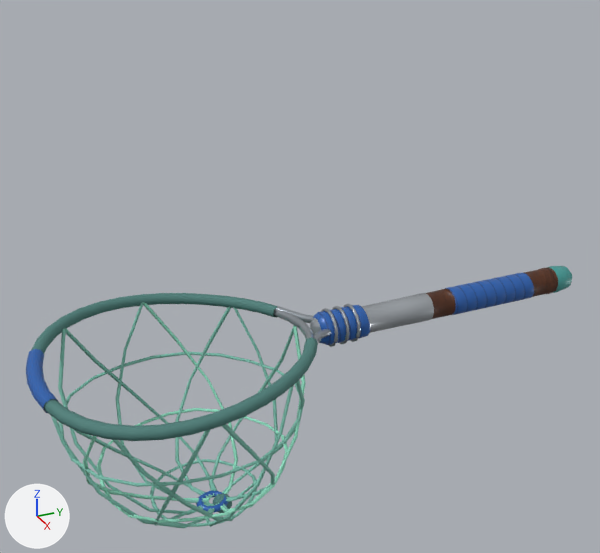
An edit to the glTF model assets/models/weapon_net_90s.glb, drawn before and after from the same camera.
The view is the same before and after, from a camera (50 mm lens) standing at (0.584, -0.454, 0.347) and looking at (-0.018, -0.184, 0.046). Lighting does not change. The marker at lower left points along +X, +Y and +Z. The picture after the commit comes second. Vertices at exactly the same position are counted once.

The first picture shows 'MopHandle'.
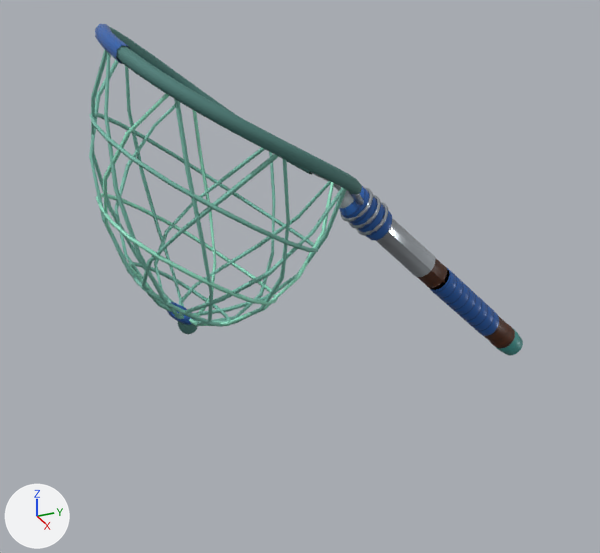
Location of each change, (x1, y1, x2, y2) in pixels of the pictures (600 x 553 px; the box of a moved part takes in the faces that stretch with it):
'MopHandle', reshaped (20% narrower, 26% taller)
    before: (26, 266, 572, 529)
    after: (89, 23, 523, 355)
part 1 of me_mophandleprofile, moved or reshaped
    before: (310, 266, 572, 345)
    after: (339, 186, 523, 355)
part 2 of me_mophandleprofile, moved or reshaped
    before: (26, 349, 58, 413)
    after: (95, 23, 131, 64)
part 3 of me_mophandleprofile, moved or reshaped
    before: (196, 491, 228, 513)
    after: (167, 302, 195, 325)
part 4 of me_mophandleprofile, moved or reshaped
    before: (344, 304, 361, 342)
    after: (356, 202, 388, 236)
part 5 of me_mophandleprofile, moved or reshaped
    before: (333, 306, 349, 344)
    after: (348, 195, 381, 229)
part 6 of me_mophandleprofile, moved or reshaped
    before: (321, 308, 338, 347)
    after: (340, 187, 373, 222)
part 7 of me_mophandleprofile, moved or reshaped
    before: (32, 293, 318, 441)
    after: (108, 26, 362, 195)
part 8 of me_mophandleprofile, moved or reshaped
    before: (213, 493, 232, 513)
    after: (178, 321, 198, 334)
part 9 of me_mophandleprofile, moved or reshaped
    before: (97, 408, 288, 523)
    after: (95, 193, 278, 305)
part 10 of me_mophandleprofile, moved or reshaped
    before: (58, 352, 305, 487)
    after: (89, 113, 318, 253)
part 11 of me_mophandleprofile, moved or reshaped
    before: (150, 459, 257, 527)
    after: (129, 262, 230, 327)
part 12 of me_mophandleprofile, moved or reshaped
    before: (51, 302, 331, 529)
    after: (89, 49, 364, 326)

The change, as a diff of the scene's bpy script:
```diff
--- a/assets/models/weapon_net_90s.glb.py
+++ b/assets/models/weapon_net_90s.glb.py
@@ me_mophandleprofile @@
-me_mophandleprofile.from_pydata(...)  # 3096 vertices, 5992 faces; spans x -0.111..0.111, y -0.42..0.104, z -0.168..0.017
+me_mophandleprofile.from_pydata(...)  # 3096 vertices, 5992 faces; spans x -0.126..0.096, y -0.349..0.065, z -0.085..0.264
+# me_mophandleprofile part 1: the loose piece of 1272 vertices spanning x -0.015..0.015, y -0.18..0.104, z -0.015..0.015 is turned -44 degrees about the x axis through its middle, then moved by (-0.015, -0.003, 0.018)
+# me_mophandleprofile part 2: the loose piece of 40 vertices spanning x -0.037..0.037, y -0.42..-0.402, z -0.001..0.017 is turned -31 degrees about the x axis through its middle, then moved by (-0.015, 0.081, 0.247)
+# me_mophandleprofile part 3: the loose piece of 80 vertices spanning x -0.014..0.014, y -0.294..-0.264, z -0.158..-0.15 is turned -34.1 degrees about the x axis through its middle, then moved by (-0.015, -0.014, 0.187)
+# me_mophandleprofile part 4: the loose piece of 96 vertices spanning x -0.017..0.017, y -0.144..-0.14, z -0.017..0.017 is turned -44 degrees about the x axis through its middle, then moved by (-0.015, 0.026, 0.09)
+# me_mophandleprofile part 5: the loose piece of 96 vertices spanning x -0.017..0.017, y -0.155..-0.151, z -0.017..0.017 is turned -44 degrees about the x axis through its middle, then moved by (-0.015, 0.029, 0.098)
+# me_mophandleprofile part 6: the loose piece of 96 vertices spanning x -0.017..0.017, y -0.166..-0.162, z -0.017..0.017 is turned -44 degrees about the x axis through its middle, then moved by (-0.015, 0.032, 0.105)
+# me_mophandleprofile part 7: the loose piece of 264 vertices spanning x -0.111..0.111, y -0.419..-0.193, z -0.001..0.017 is multiplied about its middle by the matrix ((1.0, 0.0, 0.0), (0.0, 0.819, 0.438), (0.0, -0.574, 0.899)), then moved by (-0.015, 0.062, 0.187)
+# me_mophandleprofile part 8: the loose piece of 128 vertices spanning x -0.009..0.009, y -0.279..-0.261, z -0.168..-0.15 is multiplied about its middle by the matrix ((1.0, 0.0, 0.0), (0.0, 0.819, 0.438), (0.0, -0.574, 0.899)), then moved by (-0.015, -0.018, 0.182)
+# me_mophandleprofile part 9: the loose piece of 80 vertices spanning x -0.08..0.08, y -0.376..-0.207, z -0.106..-0.099 is turned -35 degrees about the x axis through its middle, then moved by (-0.015, 0.011, 0.189)
+# me_mophandleprofile part 10: the loose piece of 80 vertices spanning x -0.099..0.099, y -0.402..-0.194, z -0.053..-0.045 is turned -35 degrees about the x axis through its middle, then moved by (-0.015, 0.036, 0.188)
+# me_mophandleprofile part 11: the loose piece of 80 vertices spanning x -0.046..0.046, y -0.334..-0.237, z -0.142..-0.137 is turned -35 degrees about the x axis through its middle, then moved by (-0.015, -0.006, 0.189)
+# me_mophandleprofile part 12: 784 of 3096 vertices moved; they spanned x -0.11..0.11, y -0.418..-0.163, z -0.155..0.016 and now span x -0.125..0.095, y -0.349..-0.128, z 0.023..0.261; mean shift (-0.015, 0.034, 0.183); largest move (0.0, -0.418, 0.008) -> (-0.015, -0.336, 0.259)
 me_mophandleprofile.materials.append(mat_turned_hardwood)
```
